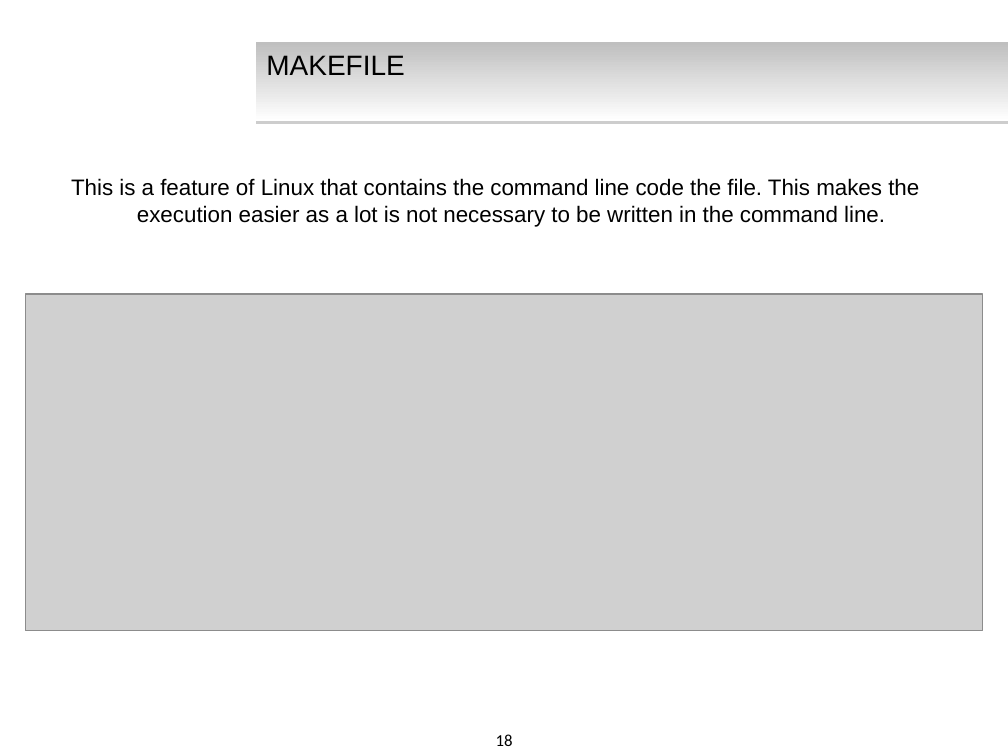
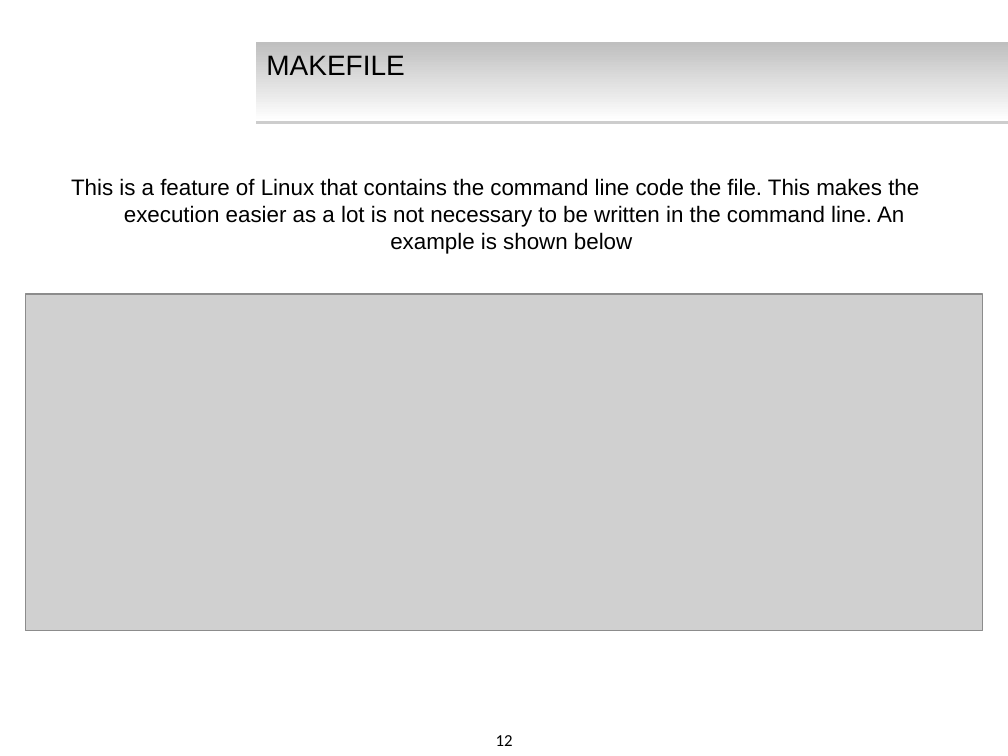
Before and after one commit to keshav009/test-repo, a slide deck: slide 12 of Presentation_final_2.pptx (slide 18 before the commit). Drawn at 1008x756 pixels with LibreOffice and Linux fonts; fonts in the diff are those of the drawing; grey boxes stand for pictures; background and template pictures are left out. Boxes give left, top, right and bottom in pixels: in the first picture for what was removed or moved away, otherwise in the second. Text is boxed around its words. In the diff, an @@ line names an element or a change of style, - is before the commit and + after.

```diff
--- a/Presentation_final_2.pptx
+++ b/Presentation_final_2.pptx
@@ text at box(71, 178, 919, 254): text changed @@
-This is a feature of Linux that contains the command line code the file. This makes the execution easier as a lot is not necessary to be written in the command line.
+This is a feature of Linux that contains the command line code the file. This makes the execution easier as a lot is not necessary to be written in the command line. An example is shown below
@@ page number at box(496, 735, 513, 746): text changed @@
-18
+12
```
Also in this commit, not shown: 10 other slides changed, 25 slides added, 13 slides removed.
